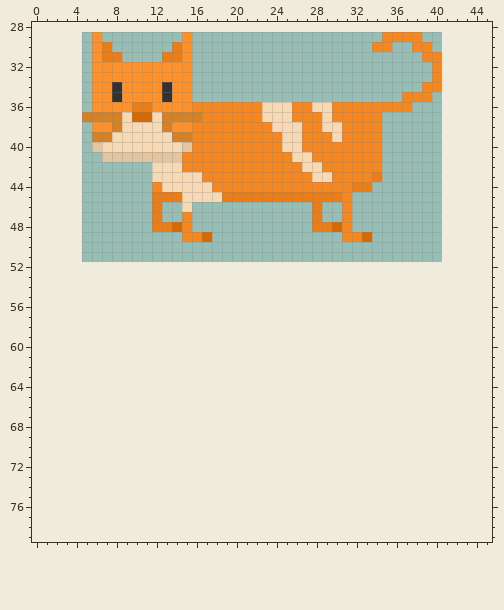
Edited in one commit: sprite sheet (Cat World/Assets.xcassets/cats/oscar/oscar_floating.imageset/oscar_floating.png). The picture above is the old version.
The file is 36x23 pixels. Shown: x 0..45, y 28..79. The old version is drawn lined up with the new one, on the new canvas.
Once edited:
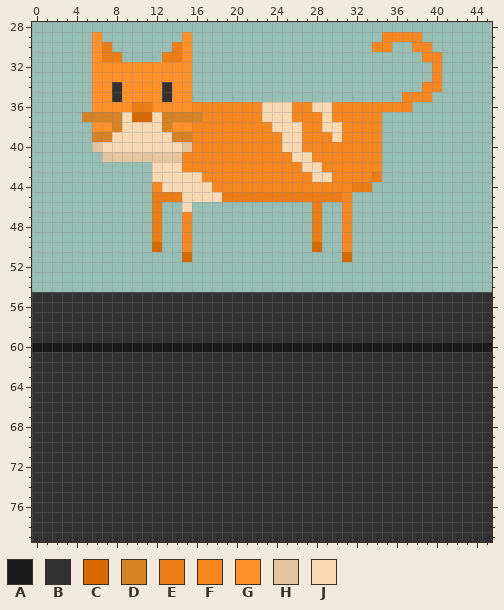
Palette (. is transparent): A #1a1a1a  B #323232  C #d86800  D #d58225  E #ec7c14  F #f6861e  G #ff9128  H #e3c5a0  J #f7d9b4
Changes in this commit:
canvas 36x23 -> 46x80, the old top-left corner now at 5,29
The author put colour A in row 60 at x 0 to 45.
The author put colour B in rows 55 to 59 at x 0 to 45; in rows 61 to 79 at x 0 to 45.
The author put colour C in row 50 at x 12 and 28; in row 51 at x 15 and 31.
The author put colour E in row 49 at x 12 and 28.
The author put colour F in row 50 at x 15 and 31.
The author cleared colour C in row 48 at x 14 and 30; in row 49 at x 17 and 33.
The author cleared colour E in row 48 at x 13 and 29.
The author cleared colour F in row 49 at x 16 and 32.
Changed places in both pictures, as pixel boxes (x1, y1, x2, y2):
changed: (152, 222, 212, 262)
changed: (312, 222, 372, 262)
added: (32, 292, 492, 542)
